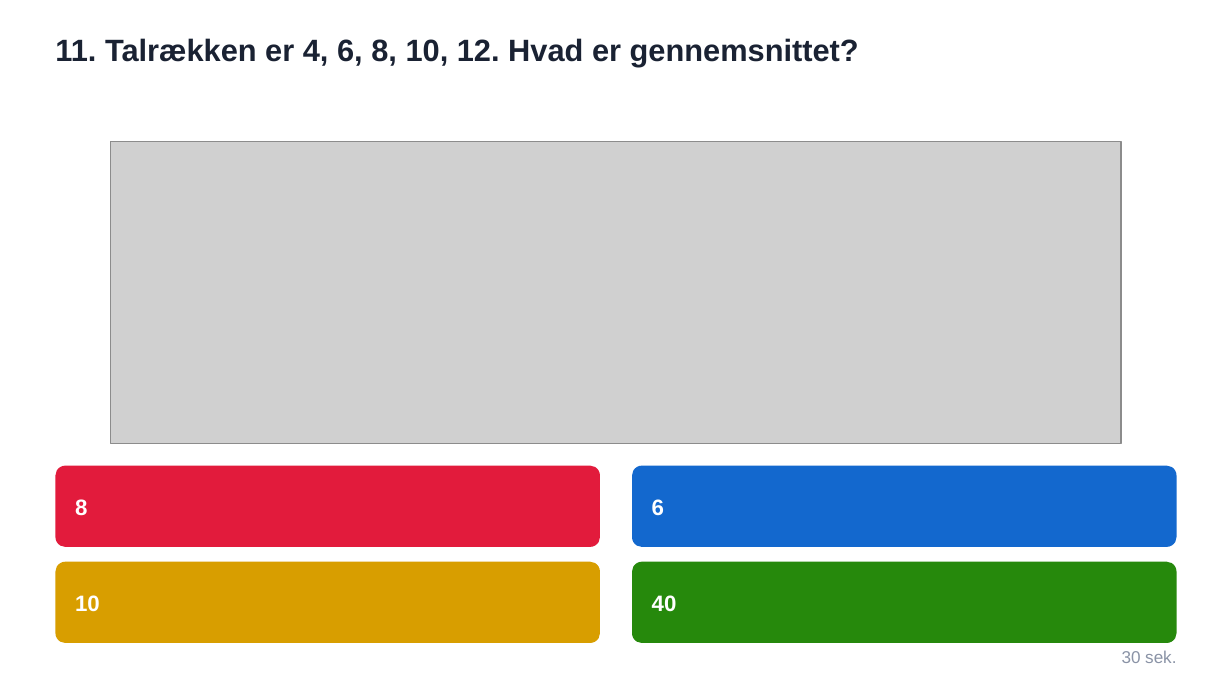
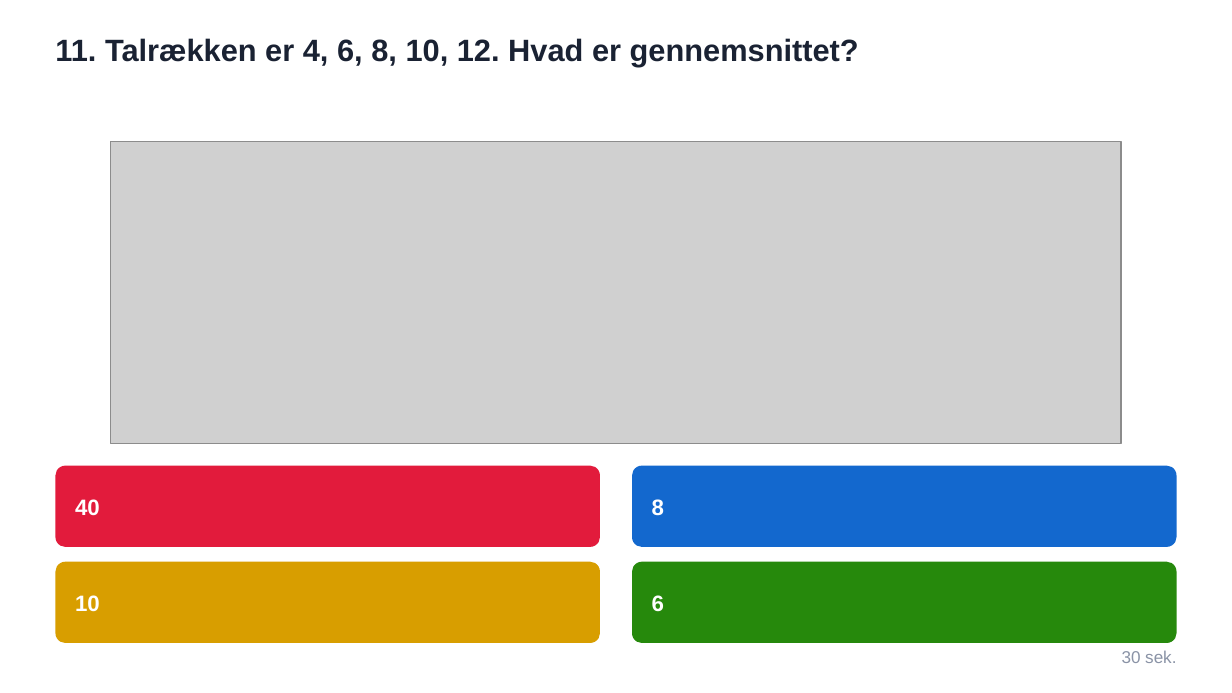
Before and after one commit to mibelibsen/kontiki, a slide deck: slide 12 of facit/kahoot-statistik-2026-09-11.pptx. Drawn at 1232x693 pixels with LibreOffice and Linux fonts; fonts in the diff are those of the drawing; grey boxes stand for pictures. Boxes give left, top, right and bottom in pixels: in the first picture for what was removed or moved away, otherwise in the second. Text is boxed around its words. In the diff, an @@ line names an element or a change of style, - is before the commit and + after.

```diff
--- a/facit/kahoot-statistik-2026-09-11.pptx
+++ b/facit/kahoot-statistik-2026-09-11.pptx
@@ text at (75, 499, 100, 516): text changed @@
-8
+40
@@ text "6": place and size @@
-text "6" at (652, 499, 664, 515)
+text "6" at (652, 595, 664, 611)
@@ text removed at (652, 595, 677, 612) @@
-40
```
Also in this commit, not shown: 27 other slides changed, 7 other files.
